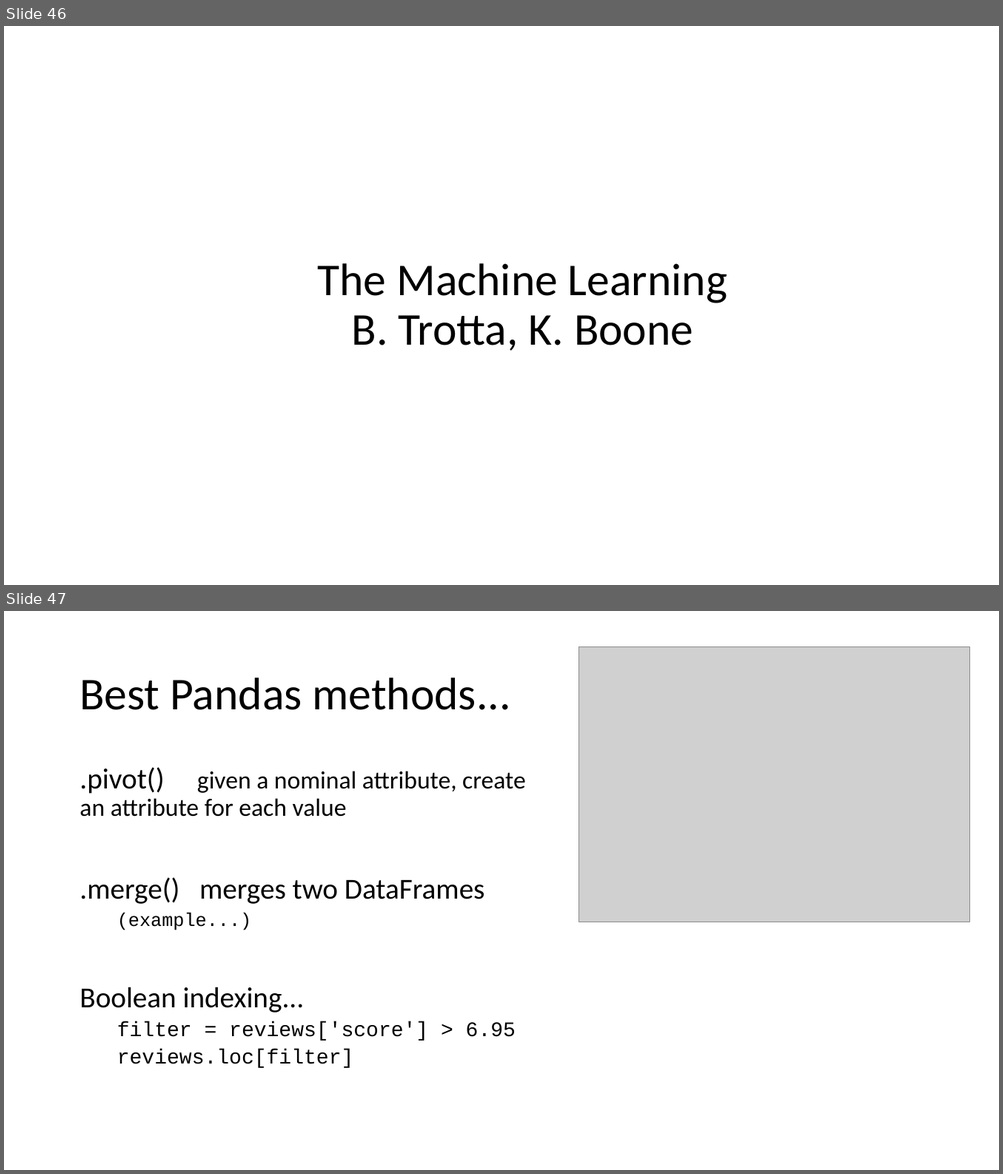
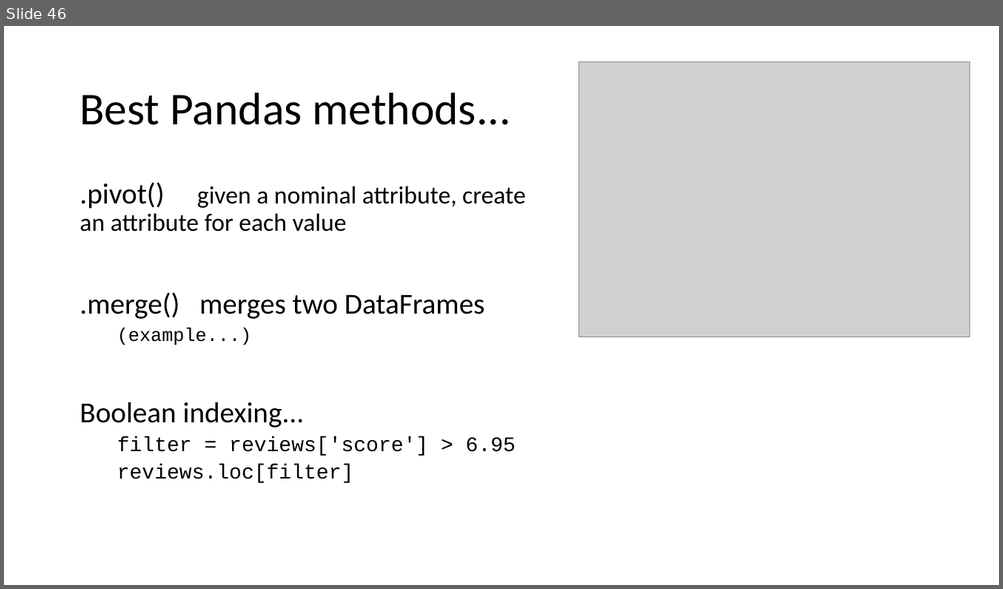
Before and after one commit to cwinsor/django_103_plasticc_and_ux, a slide deck: presentation.pptx. Shown one above the other, each under a label of ours: slides 46 and 47 before the commit, slide 46 after it. The pictures are 1003x1174 and 1003x589 pixels, drawn with LibreOffice and Linux fonts; fonts in the diff are those of the drawing; grey boxes stand for pictures. Boxes give left, top, right and bottom in pixels: in the first picture for what was removed or moved away, otherwise in the second. Text is boxed around its words. In the diff, an @@ line names an element or a change of style, - is before the commit and + after.

```diff
--- a/presentation.pptx
+++ b/presentation.pptx
@@ slide 46 removed at (x1=4, y1=26, x2=999, y2=585), background #FFFFFF @@
@@ title removed at (x1=318, y1=264, x2=727, y2=351) @@
-The Machine Learning
-B. Trotta, K. Boone
@@ what was slide 47 is now slide 46 @@
```
Also in this commit, not shown: 1 slide changed, 1 other file.
